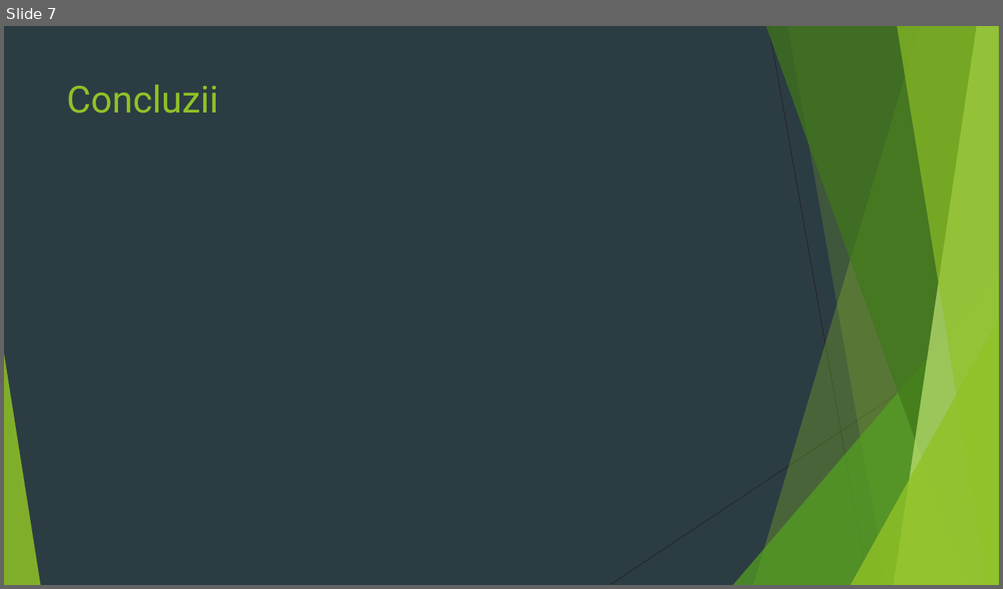
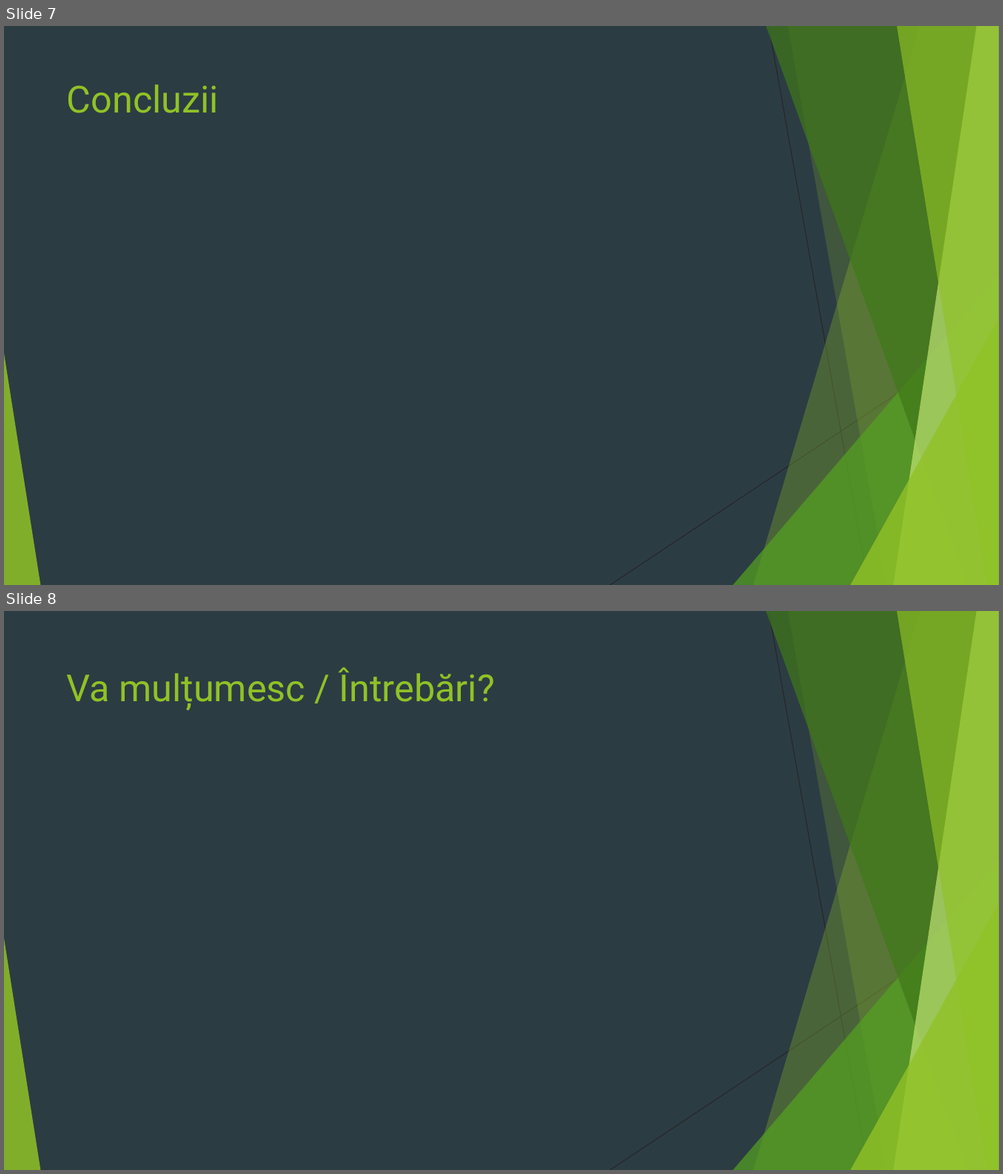
Before and after one commit to mGurau/MemorySaver, a slide deck: Documentatie si prezentare/Memory Saver - Gurau Marian.pptx. Shown one above the other, each under a label of ours: slide 7 before the commit, slides 7 and 8 after it. The pictures are 1003x589 and 1003x1174 pixels, drawn with LibreOffice and Linux fonts; fonts in the diff are those of the drawing. Boxes give left, top, right and bottom in pixels: in the first picture for what was removed or moved away, otherwise in the second. Text is boxed around its words. In the diff, an @@ line names an element or a change of style, - is before the commit and + after.

```diff
--- a/Documentatie si prezentare/Memory Saver - Gurau Marian.pptx
+++ b/Documentatie si prezentare/Memory Saver - Gurau Marian.pptx
@@ slide 8 added at box(4, 611, 999, 1170), background #2C3C43; not listed: 10 template elements that a slide beside it also shows @@
@@ title added at box(67, 667, 495, 710), 36 pt, text #90C226 @@
+Va mulțumesc / Întrebări?
```
Also in this commit, not shown: 35 other files.
